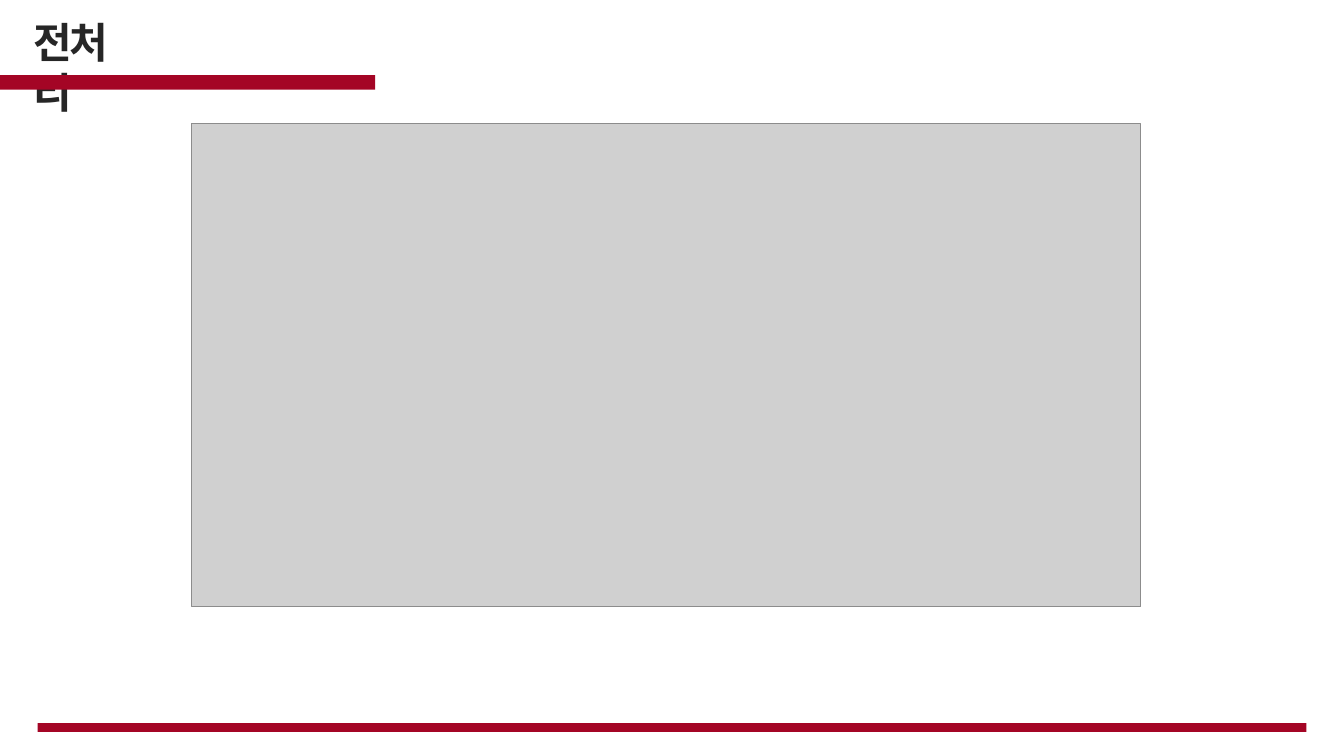
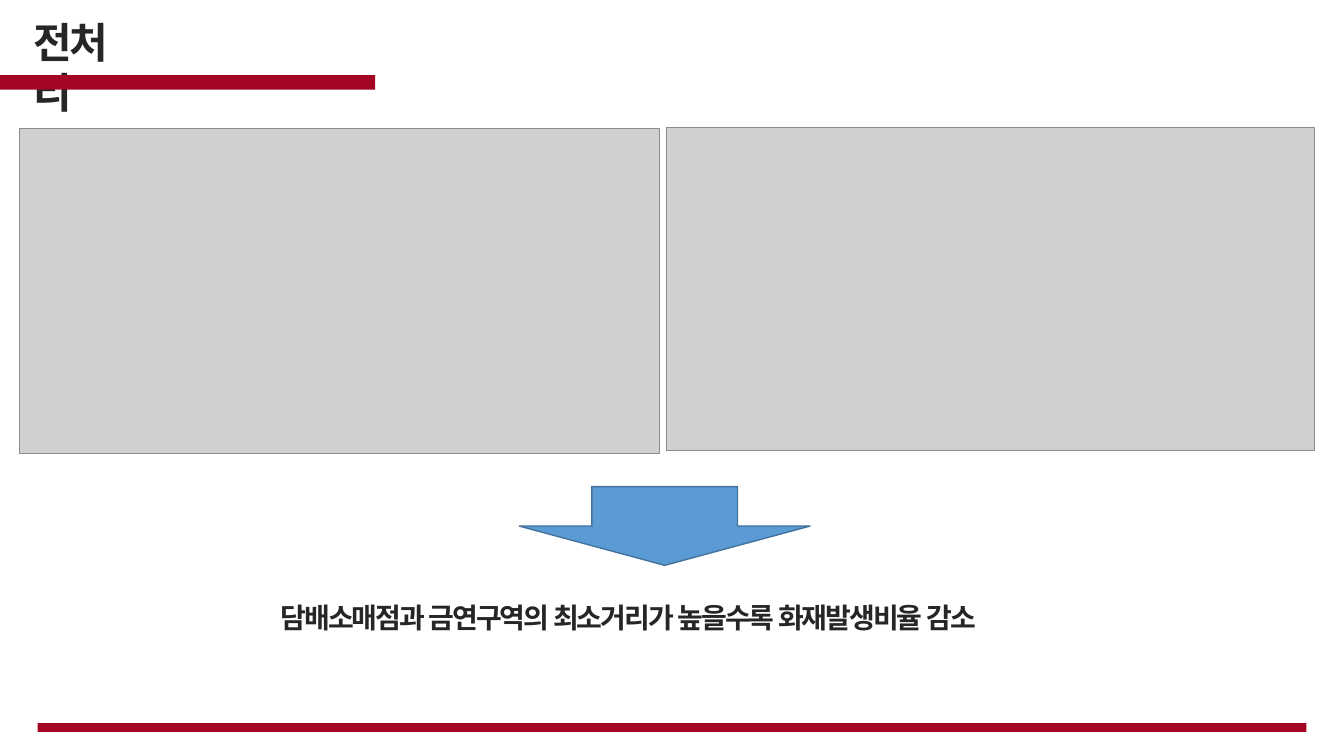
Before and after one commit to cjsgk106/fire-prediction-analysis, a slide deck: slide 15 of work/화재.pptx (slide 14 before the commit). Drawn at 1344x756 pixels with LibreOffice and Linux fonts; fonts in the diff are those of the drawing; grey boxes stand for pictures; background and template pictures are left out. Boxes give left, top, right and bottom in pixels: in the first picture for what was removed or moved away, otherwise in the second. Text is boxed around its words. In the diff, an @@ line names an element or a change of style, - is before the commit and + after.

```diff
--- a/work/화재.pptx
+++ b/work/화재.pptx
@@ picture resized from (x1=192, y1=124, x2=1141, y2=607) to (x1=19, y1=128, x2=659, y2=454) @@
@@ picture added at (x1=667, y1=127, x2=1316, y2=450) @@
@@ freeform shape removed at (x1=187, y1=287, x2=280, y2=375) @@
@@ down arrow added at (x1=519, y1=487, x2=811, y2=566), fill #5B9BD5, outline #43739E 1 pt @@
@@ text added at (x1=281, y1=604, x2=975, y2=631), 20 pt, text #262626, bold @@
+담배소매점과 금연구역의 최소거리가 높을수록 화재발생비율 감소
```
Also in this commit, not shown: 2 other slides changed, 2 slides added.
